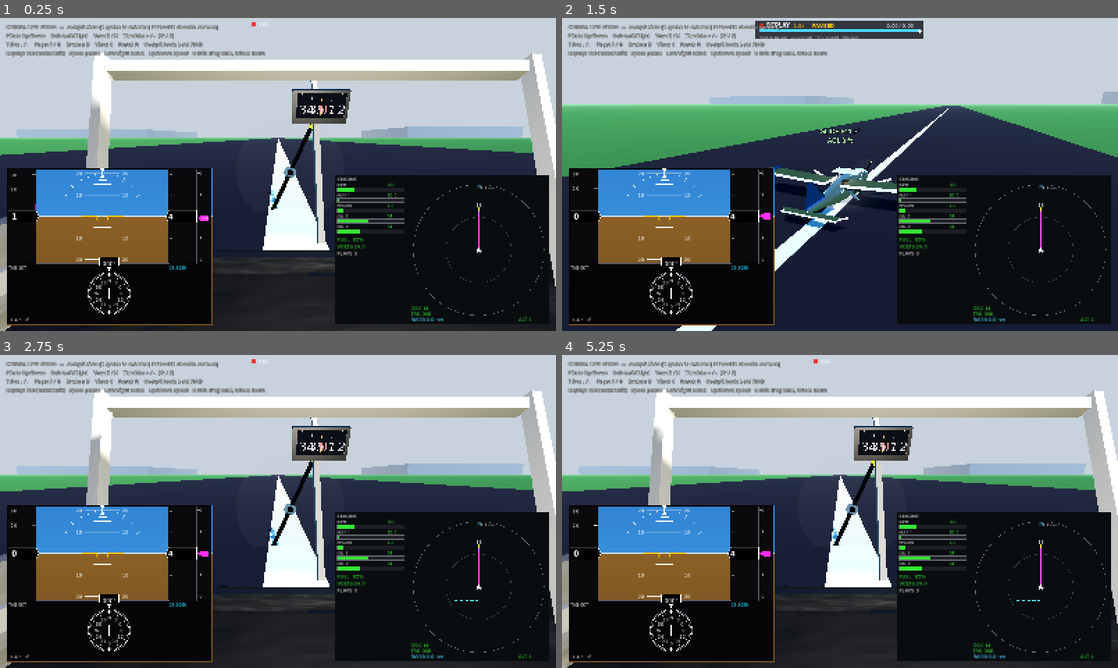
Above: before the commit, frames 1-4 (two rows, left to right).
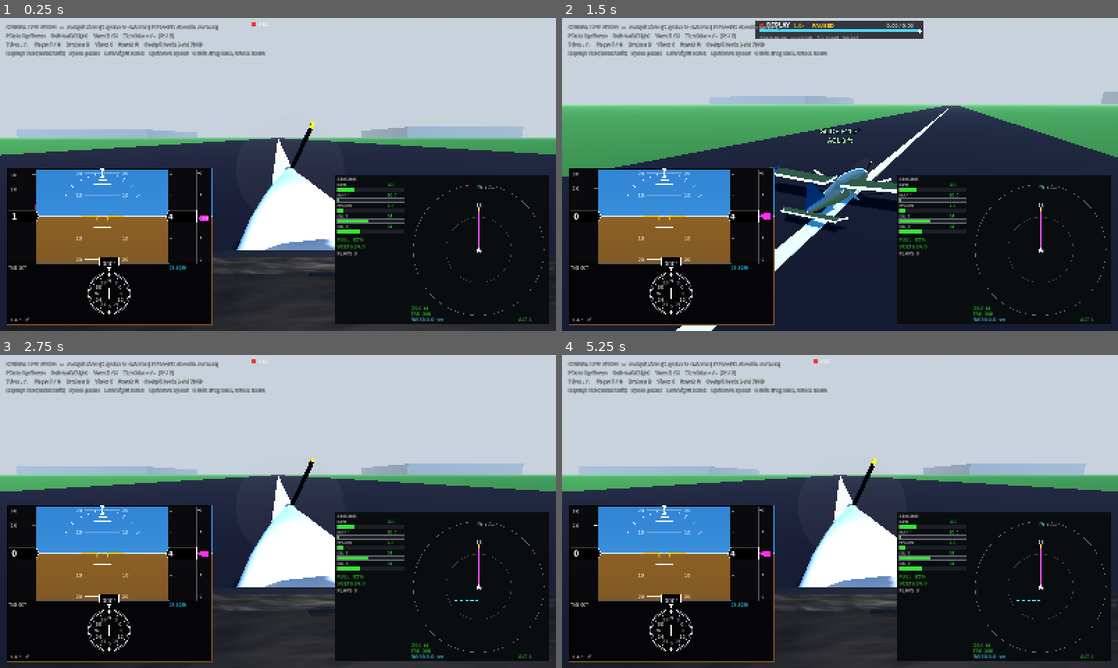
Above: after the commit, the same moments.

Repository: bigcubedata/test
Game: Godot game, scene res://src/Main.tscn
The game is run twice, just before and just after one commit, with the same random seed, the same clock (stepped at 60 frames per second) and the same inputs.
Inputs (mouse positions are in pixels of both pictures, inside the frame that each line leads up to):
- Up to frame 1 (0.25 s): no input
- Up to frame 2 (1.5 s): move the mouse to (962, 158) at 0.52 s; hold Right (roll_right) 0.53-1.25 s; tap Tab (replay_toggle) at 0.6 s; click (962, 158) at 0.67 s; tap Enter at 1.25 s; drag from (728, 190) to (812, 237) at 1.27 s
- Up to frame 3 (2.75 s): tap R (reset_aircraft) at 2 s; move the mouse to (333, 442) at 2.02 s; hold Right (roll_right) from 2.03 s (still down); tap Tab (replay_toggle) at 2.1 s
- Up to frame 4 (5.25 s): release Right (roll_right) at 2.75 s; drag from (812, 574) to (673, 464) at 2.77 s; move the mouse to (1006, 558) at 3.52 s; hold Left (roll_left) 3.53-4.25 s; tap Tab (replay_toggle) at 3.6, 5.1 s; tap R (reset_aircraft) at 4.25, 5 s; drag from (673, 464) to (756, 433) at 4.27 s; move the mouse to (867, 511) at 5.02 s; hold F (flaps_down) from 5.03 s (still down); click (867, 511) at 5.17 s

The runs differ from the first frame. In frame 1, 12% of the frame differs, in the area x 0-100%, y 11-100%; in frame 2, 0.3%; in frame 3, 12%; in frame 4, 12%.

Commit message:
Cockpit: realistic nose/cowl + half prop, drop window frame and compass
Replace the boxy window frame and the wet compass with the view a real C172
pilot has: a lofted cream cowl in front of the windshield that meets the
spinner, so you see part of the nose with the top half of the propeller arc
above it (the cowl hides the lower half). Offset to the aircraft centreline, so
from the left seat it sits correctly to the right.

- Cockpit._build_nose() lofts the cowl (SurfaceTool, double-sided so it reads
  solid from the eye point); window-frame and compass builders removed.
- The whole cockpit interior (panel, screens, yokes, cowl) now renders only in
  the cockpit view; it hides in external/replay views so the exterior airframe
  provides the nose and there's no doubled fuselage.
- Propeller arc disc fades in a touch stronger so the visible upper half reads
  as a blur over the cowl.

Diff:
--- a/src/aircraft/Cockpit.gd
+++ b/src/aircraft/Cockpit.gd
@@ -13,7 +13,8 @@
 const PFD_SCRIPT := preload("res://src/ui/PFD.gd")
 const MFD_SCRIPT := preload("res://src/ui/MFD.gd")
 const STANDBY_SCRIPT := preload("res://src/ui/StandbyGauges.gd")
-const COMPASS_SCRIPT := preload("res://src/ui/Compass.gd")
+
+const NOSE_SEG := 16  # cowl cross-section resolution
 
 var _aircraft: Node
 var _yoke: Node3D
@@ -22,13 +23,14 @@
 var _leather_normal: Texture2D
 var _screens: Array = []
 var _rebind_frames := 8
+var _camera: Node
 
 
 func _ready() -> void:
 	_aircraft = get_parent()
 	_panel_normal = _noise_normal(0.08, 5.0)    # fine moulded-plastic grain
 	_leather_normal = _noise_normal(0.025, 11.0) # coarse padded-leather grain
-	_build_structure()
+	_build_nose()
 	_build_panel()
 	_build_screens()
 	_build_yokes()
@@ -91,30 +93,65 @@
 
 
 # --------------------------------------------------------------------------
-#  Cabin shell: posts, window frames, side walls
-# --------------------------------------------------------------------------
-func _build_structure() -> void:
-	# Warm "Royalite" cabin plastic instead of stark white, with a soft headliner
-	# and slightly darker side trim — closer to a real C172 interior.
-	var frame := _mat(Color(0.63, 0.61, 0.57), 0.85, 0.0, _panel_normal, 0.25)
-	var head := _mat(Color(0.79, 0.78, 0.74), 0.9, 0.0, _leather_normal, 0.3)
-	var trim := _mat(Color(0.44, 0.43, 0.41), 0.85, 0.0, _leather_normal, 0.45)
-
-	# Slim A-pillars (windshield posts), leaning forward and outboard.
-	_box(Vector3(0.034, 0.84, 0.045), Vector3(-0.6, 0.22, -0.74), frame, Vector3(-0.45, 0.0, 0.18))
-	_box(Vector3(0.034, 0.84, 0.045), Vector3(0.9, 0.22, -0.74), frame, Vector3(-0.45, 0.0, -0.18))
-	# Thin windshield header.
-	_box(Vector3(1.62, 0.045, 0.055), Vector3(0.15, 0.55, -0.92), frame, Vector3(-0.35, 0.0, 0.0))
-	# Slim centre divider between the windshield halves.
-	_box(Vector3(0.022, 0.72, 0.03), Vector3(0.15, 0.26, -0.86), frame, Vector3(-0.4, 0.0, 0.0))
-	# Side cabin walls / door frames (lower, slimmer).
-	_box(Vector3(0.05, 0.6, 1.5), Vector3(-0.64, -0.2, -0.1), trim)
-	_box(Vector3(0.05, 0.6, 1.5), Vector3(0.94, -0.2, -0.1), trim)
-	# Window sills.
-	_box(Vector3(0.05, 0.05, 1.3), Vector3(-0.62, -0.02, -0.15), frame)
-	_box(Vector3(0.05, 0.05, 1.3), Vector3(0.92, -0.02, -0.15), frame)
-	# Headliner / cabin roof, gently sloped forward.
-	_box(Vector3(1.64, 0.045, 0.82), Vector3(0.15, 0.6, -0.18), head, Vector3(0.05, 0.0, 0.0))
+#  Nose / engine cowl seen over the glareshield
+# --------------------------------------------------------------------------
+## A lofted cream cowl in front of the windshield that meets the spinner, so
+## from the pilot's eye you see part of the nose with the top half of the prop
+## arc above it — as in a real C172 (the cowl hides the lower half of the prop).
+func _build_nose() -> void:
+	# Cream painted cowl, fairly matte so the sun doesn't blow it out white.
+	var cowl := _mat(Color(0.74, 0.74, 0.75), 0.65, 0.0, _panel_normal, 0.15)
+	cowl.cull_mode = BaseMaterial3D.CULL_DISABLED  # solid from the inside eye point
+	var cx := 0.22  # aircraft centreline in cockpit-local X
+
+	# stations: z (fwd -Z), half-width, half-height, centre-y. The top deck
+	# (cy + h) descends smoothly toward the spinner so it reads as one surface.
+	var st := [
+		[-1.00, 0.52, 0.30, -0.50],
+		[-1.80, 0.50, 0.30, -0.52],
+		[-2.60, 0.44, 0.28, -0.55],
+		[-3.20, 0.34, 0.24, -0.52],
+		[-3.60, 0.20, 0.16, -0.44],
+		[-3.85, 0.09, 0.09, -0.33],  # meets the spinner
+	]
+	var rings: Array = []
+	for s in st:
+		rings.append(_nose_ring(cx, s[0], s[1], s[2], s[3]))
+	var mi := MeshInstance3D.new()
+	mi.mesh = _nose_loft(rings)
+	mi.material_override = cowl
+	add_child(mi)
+
+
+func _nose_ring(cx: float, z: float, w: float, h: float, cy: float) -> PackedVector3Array:
+	var r := PackedVector3Array()
+	for i in range(NOSE_SEG):
+		var a := TAU * float(i) / float(NOSE_SEG)
+		r.append(Vector3(cx + w * cos(a), cy + h * sin(a), z))
+	return r
+
+
+func _nose_loft(rings: Array) -> ArrayMesh:
+	var stt := SurfaceTool.new()
+	stt.begin(Mesh.PRIMITIVE_TRIANGLES)
+	for r in range(rings.size() - 1):
+		var ra: PackedVector3Array = rings[r]
+		var rb: PackedVector3Array = rings[r + 1]
+		for i in range(NOSE_SEG):
+			var j := (i + 1) % NOSE_SEG
+			stt.add_vertex(ra[i]); stt.add_vertex(ra[j]); stt.add_vertex(rb[j])
+			stt.add_vertex(ra[i]); stt.add_vertex(rb[j]); stt.add_vertex(rb[i])
+	# Front cap (spinner end) to its centre.
+	var last: PackedVector3Array = rings[rings.size() - 1]
+	var ctr := Vector3.ZERO
+	for p in last:
+		ctr += p
+	ctr /= last.size()
+	for i in range(NOSE_SEG):
+		var j := (i + 1) % NOSE_SEG
+		stt.add_vertex(last[i]); stt.add_vertex(ctr); stt.add_vertex(last[j])
+	stt.generate_normals()
+	return stt.commit()
 
 
 # --------------------------------------------------------------------------
@@ -149,9 +186,6 @@
 	_make_screen(MFD_SCRIPT, Vector3(0.37, -0.30, -0.565), 0.34, 0.27, tilt)
 	# Standby steam gauges (ASI/AI/ALT) to the left of the PFD.
 	_make_screen(STANDBY_SCRIPT, Vector3(-0.31, -0.30, -0.565), 0.10, 0.28, tilt, Vector2i(384, 1024))
-	# Wet magnetic compass hung from the top of the windshield, centred so it
-	# stays clear of the glareshield and panel instead of being occluded.
-	_make_screen(COMPASS_SCRIPT, Vector3(0.15, 0.40, -0.80), 0.17, 0.085, Vector3(0.34, 0, 0), Vector2i(512, 256))
 	# Avionics / radio stack between and below the screens.
 	var stack := _mat(Color(0.07, 0.07, 0.08), 0.6)
 	_box(Vector3(0.10, 0.36, 0.03), Vector3(0.15, -0.32, -0.632), stack, tilt)
@@ -276,6 +310,14 @@
 
 
 func _process(_delta: float) -> void:
+	# The cockpit interior (panel, screens, yokes and the cowl) is only seen from
+	# the cockpit eye-point; hide it in external/replay views, where the exterior
+	# airframe already provides the nose, to avoid a doubled/clashing fuselage.
+	if _camera == null:
+		_camera = get_tree().get_first_node_in_group("flight_camera")
+	if _camera:
+		visible = int(_camera.view) == 0 and not Replay.is_replaying()
+
 	# Re-bind the panel-screen viewport textures for the first few frames, in
 	# case the initial bind came back blank on this graphics backend.
 	if _rebind_frames > 0:
--- a/src/aircraft/Propeller.gd
+++ b/src/aircraft/Propeller.gd
@@ -68,7 +68,7 @@
 		_blades.rotation.z += rps * TAU * delta
 	if _arc_mat:
 		# Blades visible at low rpm; arc disc takes over as it spools up.
-		var a := clampf((rpm - 500.0) / 1100.0, 0.0, 1.0) * 0.28
+		var a := clampf((rpm - 500.0) / 1100.0, 0.0, 1.0) * 0.34
 		_arc_mat.albedo_color.a = a
 
 
